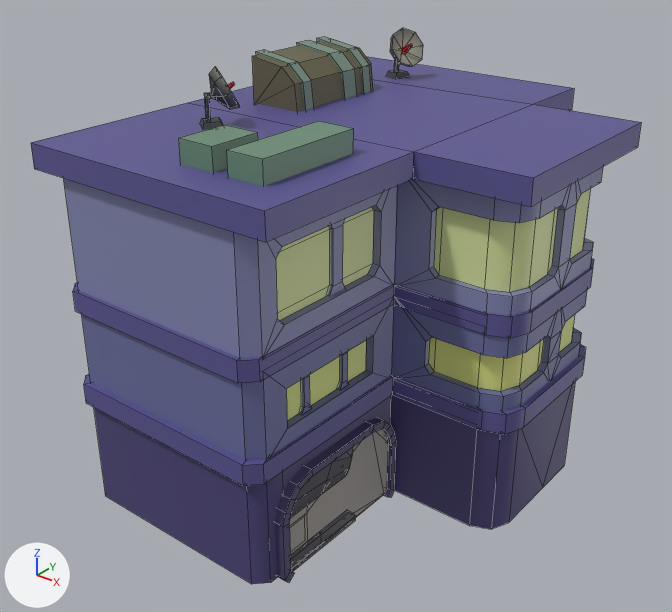
The FBX model Assets/Models/Crossing/Crossing_Buildings/Individual_Buildings/NorthEast_House_01.fbx: old version first, new version second.
Camera for both pictures: a 50 mm camera at (1.128, 0.425, 0.373) aimed at (0.792, 0.844, 0.114). The axes (+X, +Y, +Z) are drawn at lower left. The lights are the same throughout. Mesh edges are drawn as thin lines. Where no turn or scale is listed for an object, it has been applied to the vertices. Vertices at the same position are counted once.

The first picture shows 'NorthEast_House_01'.
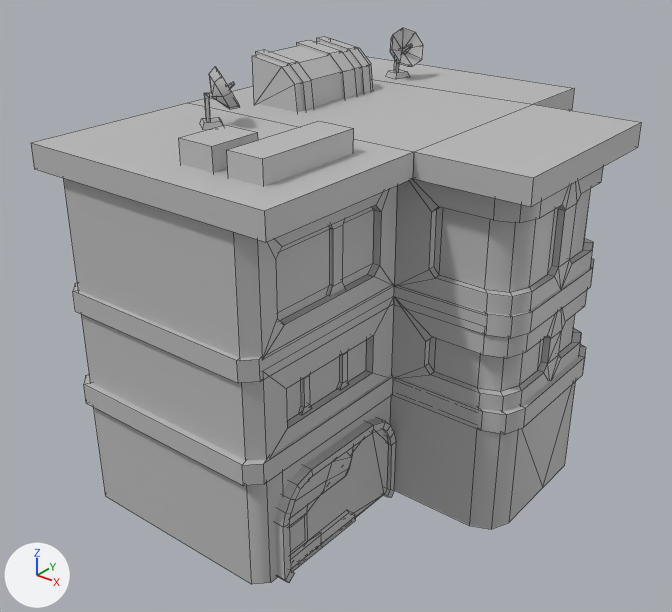
The change, as a list of edits to the scene's bpy script:
```text
Add mat_environment_02:
    mat_environment_02 = principled_material('Environment_02')
    mat_environment_02.base_color = (0.5, 0.5, 0.5)  # grey #bcbcbc
Change me_mesh:
    where me_mesh.from_pydata(...)  # 695 vertices, 641 faces; spans x -0.123..0.123, y -0.155..0.155, z -0.135..0.135
    used by ob_northeast_house_01; location = (0.8065, 0.8651, 0.13)
    me_mesh part 1: all 623 faces that had it switch from mat_flatcolorbase2 (picture img_plaza_03_diffuse_jpg) to mat_environment_02 (grey #bcbcbc)
    me_mesh part 2: all 18 faces that had it switch from mat_light_illuminate2 (picture img_lights_jpg) to mat_environment_02 (grey #bcbcbc)
```

Pixel boxes [x1, y1, x2, y2] of what changed, in the pictures (672 x 612 px):
part 1 of me_mesh, recoloured (blue to grey)
    both: [31, 28, 641, 584]
part 2 of me_mesh, recoloured
    both: [228, 44, 412, 89]
